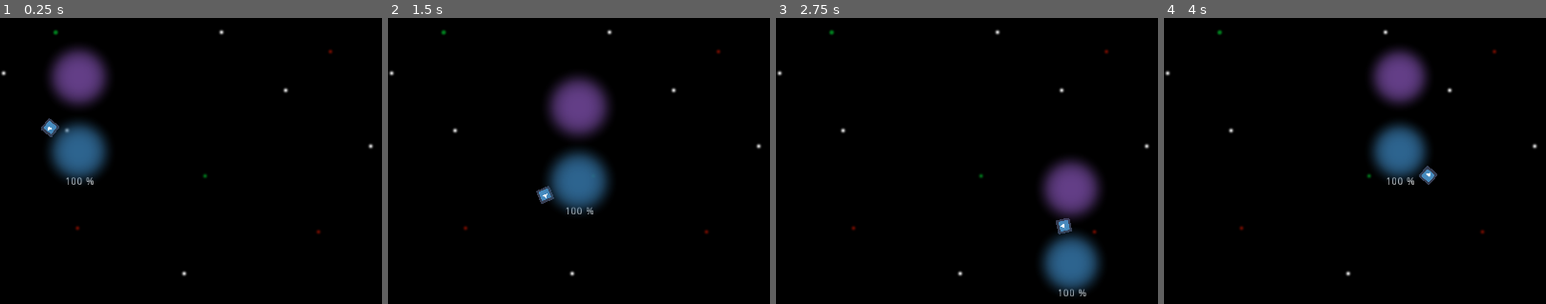
Above: before the commit, frames 1-4 (left to right).
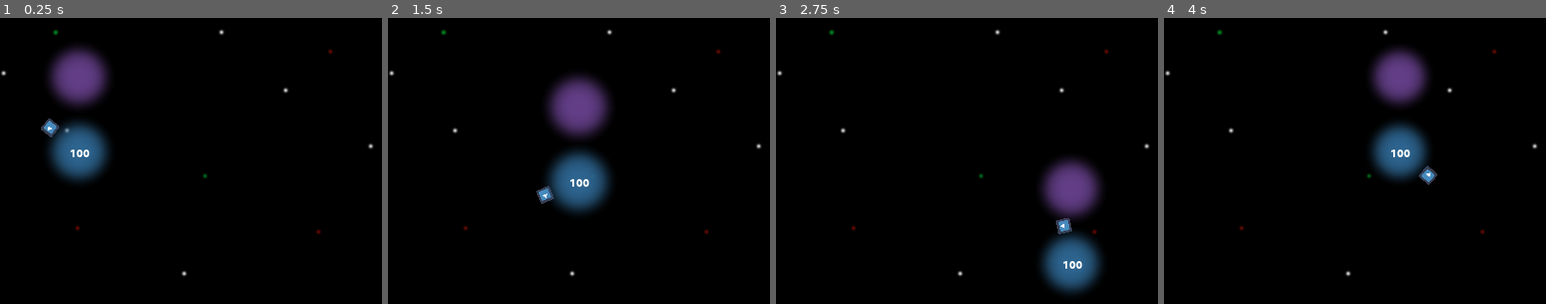
Above: after the commit, the same moments.

Repository: moisesjbc/cinco-etapas
Game: Godot game, scene res://scenes/main_scene/main_scene.tscn
The game is run twice, just before and just after one commit, with the same random seed, the same clock (stepped at 60 frames per second) and the same inputs. The engine's default icon, where the game draws it, is replaced by a stand-in: a white triangle on a blue panel in a dark square.
Inputs (mouse positions are % of the whole screen's width and height, from its top left):
- Up to frame 1 (0.25 s): no input
- Up to frame 2 (1.5 s): tap Enter at 0.5 s; move the mouse to (72, 45) at 0.52 s; hold Right (ui_right) 0.53-1.28 s; click (72, 45) at 0.67 s; tap Space at 0.77 s; move the mouse to (30, 55) at 1.27 s; hold Down (ui_down) from 1.28 s (still down)
- Up to frame 3 (2.75 s): tap Space at 1.52 s; move the mouse to (60, 28) at 2.02 s; release Down (ui_down) at 2.03 s; hold Right (ui_right) from 2.03 s (still down)
- Up to frame 4 (4 s): move the mouse to (45, 70) at 2.77 s; release Right (ui_right) at 2.78 s; hold Up (ui_up) 2.78-3.53 s; click (45, 70) at 2.92 s; tap Space at 3.02, 3.77 s; move the mouse to (80, 65) at 3.52 s; hold Left (ui_left) from 3.53 s (still down)
The pictures show only the part of the screen within x 26-76%, y 15-65%; the shares and areas given below are measured in that part.

The runs differ from the first frame. In frame 1, 0.2% of the frame differs, in the area x 17-25%, y 46-59%; in frame 2, 0.2%; in frame 3, 0.2%, in the area x 74-82%, y 85-98%; in frame 4, 0.2%.

Commit message:
Life label moved to center of player

Diff:
--- a/godot-project/scenes/player/player.gd
+++ b/godot-project/scenes/player/player.gd
@@ -74,7 +74,7 @@
 	bullet.global_rotation = $bullet_respawn/sprite.global_rotation
 
 func update_life_label():
-	$life_label.text = str(life) + " %"
+	$life_label.text = str(life)
 
 func meteorite_hit():
 	take_damage(damage_per_meteorite)
--- a/godot-project/scenes/player/player.tscn
+++ b/godot-project/scenes/player/player.tscn
@@ -1,12 +1,16 @@
-[gd_scene load_steps=6 format=2]
+[gd_scene load_steps=8 format=2]
 
 [ext_resource path="res://icon.png" type="Texture" id=1]
 [ext_resource path="res://scenes/player/player.gd" type="Script" id=2]
 [ext_resource path="res://scenes/loved_one/loved_one.tscn" type="PackedScene" id=3]
 [ext_resource path="res://scenes/energy_ball/energy_ball.tscn" type="PackedScene" id=4]
+[ext_resource path="res://fonts/Ubuntu-B.ttf" type="DynamicFontData" id=5]
 
 [sub_resource type="CircleShape2D" id=1]
 radius = 37.5979
+
+[sub_resource type="DynamicFont" id=2]
+font_data = ExtResource( 5 )
 
 [node name="player" type="KinematicBody2D"]
 position = Vector2( 0, 0.222717 )
@@ -25,21 +29,23 @@
 scale = Vector2( 0.3, 0.3 )
 texture = ExtResource( 1 )
 
+[node name="loved_one" parent="." instance=ExtResource( 3 )]
+
+[node name="healing_timer" type="Timer" parent="."]
+
+[node name="energy_ball" parent="." instance=ExtResource( 4 )]
+position = Vector2( 0.235977, 0.235977 )
+color = Color( 0.176471, 0.392157, 0.560784, 1 )
+
 [node name="life_label" type="Label" parent="."]
-margin_left = -20.4907
-margin_top = 34.745
-margin_right = 19.5093
-margin_bottom = 48.745
+margin_left = -19.7828
+margin_top = -6.54951
+margin_right = 20.2172
+margin_bottom = 7.45049
+custom_fonts/font = SubResource( 2 )
 text = "100 %"
 align = 1
 __meta__ = {
 "_edit_use_anchors_": false
 }
-
-[node name="loved_one" parent="." instance=ExtResource( 3 )]
-
-[node name="healing_timer" type="Timer" parent="."]
-
-[node name="energy_ball" parent="." instance=ExtResource( 4 )]
-color = Color( 0.176471, 0.392157, 0.560784, 1 )
 [connection signal="timeout" from="healing_timer" to="." method="_on_healing_timer_timeout"]
